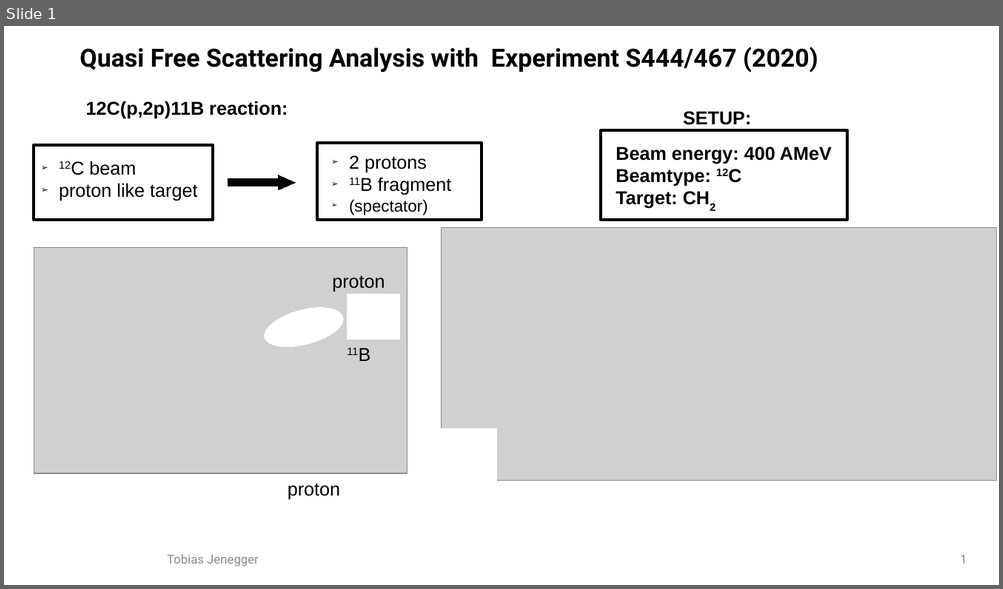
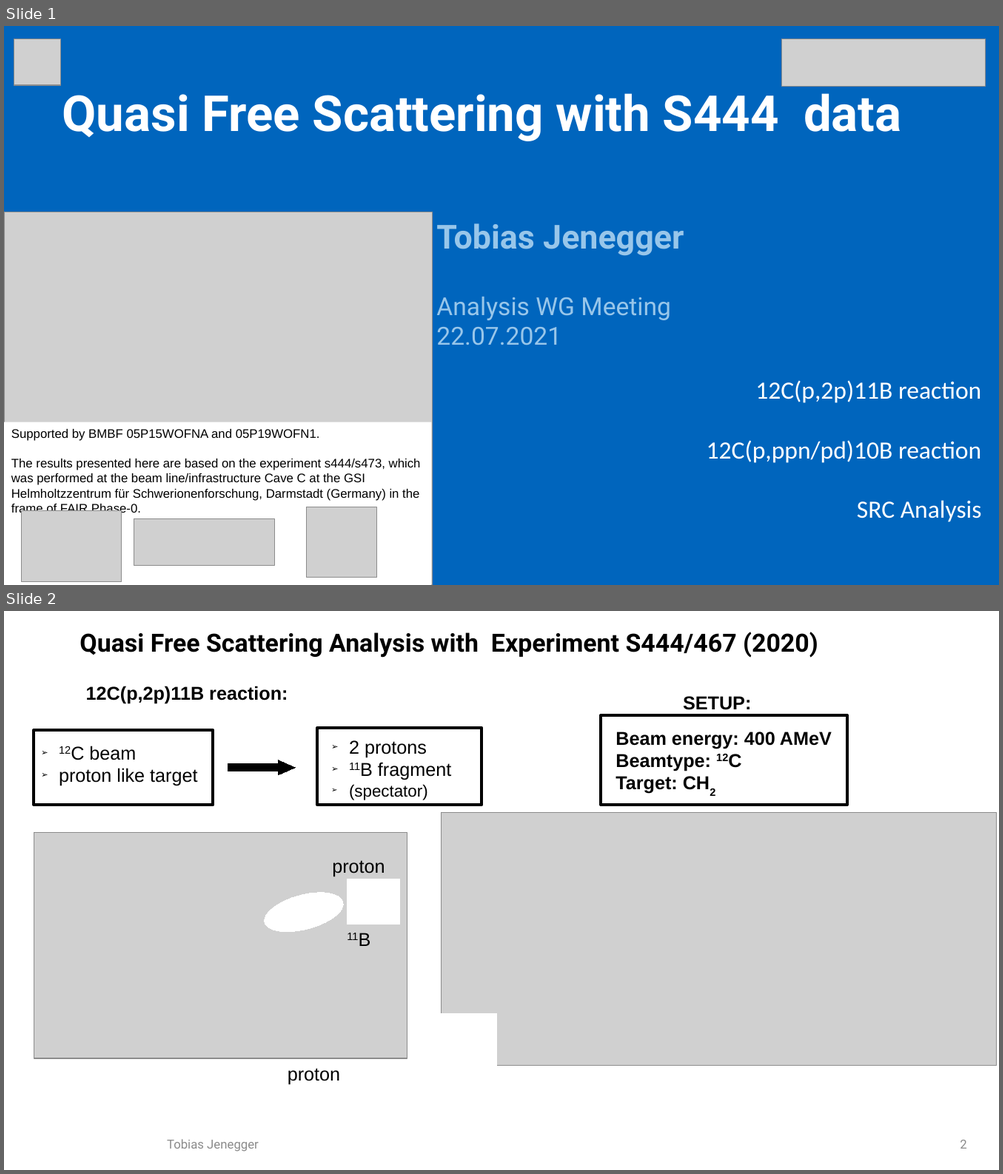
Before and after one commit to jenegger/2021_psi_pres, a slide deck: analysis.odp. Shown one above the other, each under a label of ours: slide 1 before the commit, slides 1 and 2 after it. The pictures are 1003x589 and 1003x1174 pixels, drawn with LibreOffice and Linux fonts; fonts in the diff are those of the drawing; grey boxes stand for pictures; background and template pictures are left out. Boxes give left, top, right and bottom in pixels: in the first picture for what was removed or moved away, otherwise in the second. Text is boxed around its words. In the diff, an @@ line names an element or a change of style, - is before the commit and + after.

Commit message:
wg-meeting prepare

```diff
--- a/analysis.odp
+++ b/analysis.odp
@@ slide 1 added at bbox=[4, 26, 999, 585], background #0065BD @@
@@ picture added at bbox=[14, 39, 61, 85] @@
@@ picture added at bbox=[782, 39, 985, 87] @@
@@ text added at bbox=[62, 86, 901, 141], 48 pt, text #FFFFFF, bold @@
+Quasi Free Scattering with S444 data
@@ picture added at bbox=[4, 212, 432, 585] @@
@@ text added at bbox=[436, 224, 683, 346], 24 pt, text #98C6EA @@
+Tobias Jenegger
+Analysis WG Meeting
+22.07.2021
@@ text added at bbox=[706, 380, 982, 523], 24 pt, text #FFFFFF @@
+12C(p,2p)11B reaction
+12C(p,ppn/pd)10B reaction
+SRC Analysis
@@ rectangle added at bbox=[4, 422, 432, 585], fill #FFFFFF, 12 pt, text #000000 @@
+Supported by BMBF 05P15WOFNA and 05P19WOFN1.
+The results presented here are based on the experiment s444/s473, which was performed at the beam line/infrastructure Cave C at the GSI Helmholtzzentrum für Schwerionenforschung, Darmstadt (Germany) in the frame of FAIR Phase-0.
@@ text added at bbox=[939, 454, 999, 585], 24 pt, text #FFFFFF @@
+Physics with R3B
+CALIFA – Design
@@ picture added at bbox=[21, 511, 121, 582] @@
@@ picture added at bbox=[306, 508, 376, 578] @@
@@ picture added at bbox=[134, 519, 274, 565] @@
@@ what was slide 1 is now slide 2 @@
@@ page number at bbox=[959, 1140, 966, 1149]: text changed @@
-1
+2
```
Also in this commit, not shown: 9 slides changed, 4 other slides added, 2 slides removed, 3 other files.
